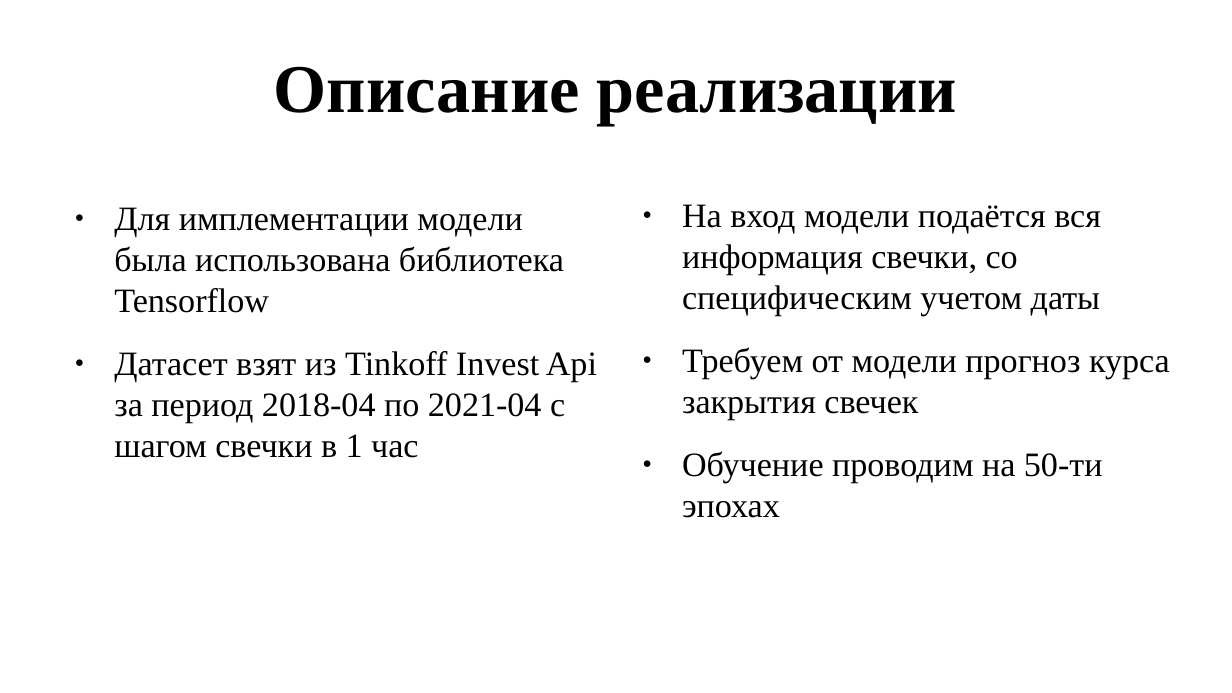
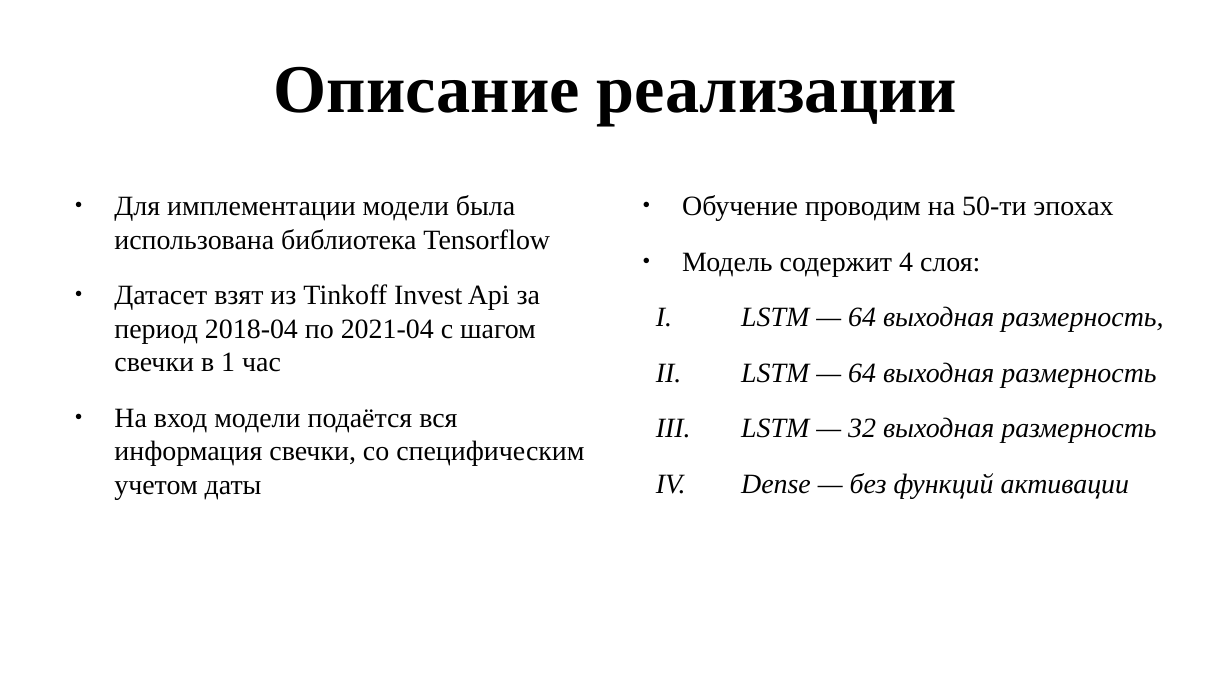
Before and after one commit to NOTfedos/neurorep, a slide deck: slide 3 of presa.pptx. Drawn at 1232x693 pixels with LibreOffice and Linux fonts; fonts in the diff are those of the drawing. Boxes give left, top, right and bottom in pixels: in the first picture for what was removed or moved away, otherwise in the second. Text is boxed around its words. In the diff, an @@ line names an element or a change of style, - is before the commit and + after.

```diff
--- a/presa.pptx
+++ b/presa.pptx
@@ text "Для имплементации модели была использована ...": place and size @@
-text "Для имплементации модели была использована ..." at [114, 207, 597, 458]
+text "Для имплементации модели была использована ..." at [114, 195, 584, 499]
@@ text at [114, 195, 550, 372]: size 22 to 18 pt in "Для имплементации модели была использована библиотека Tensor ...", "Датасет взят из Tinkoff Invest Api за ..." @@
@@ text at [682, 204, 1170, 420]: paragraphs removed @@
-● На вход модели подаётся вся информация свечки, со специфическим учетом даты
-● Требуем от модели прогноз курса закрытия свечек
@@ text at [682, 195, 1113, 221]: size 22 to 18 pt in "Обучение проводим на 50-ти эпохах" @@
@@ text at [682, 252, 1163, 498]: paragraphs added @@
+● Модель содержит 4 слоя:
+  I. LSTM — 64 выходная размерность,
+  II. LSTM — 64 выходная размерность
+  III. LSTM — 32 выходная размерность
+  IV. Dense — без функций активации
@@ text at [114, 408, 584, 499]: paragraph added @@
+● На вход модели подаётся вся информация свечки, со специфическим учетом даты
```
Also in this commit, not shown: 4 other slides changed, 1 slide added, 1 slide removed, 3 other files.
